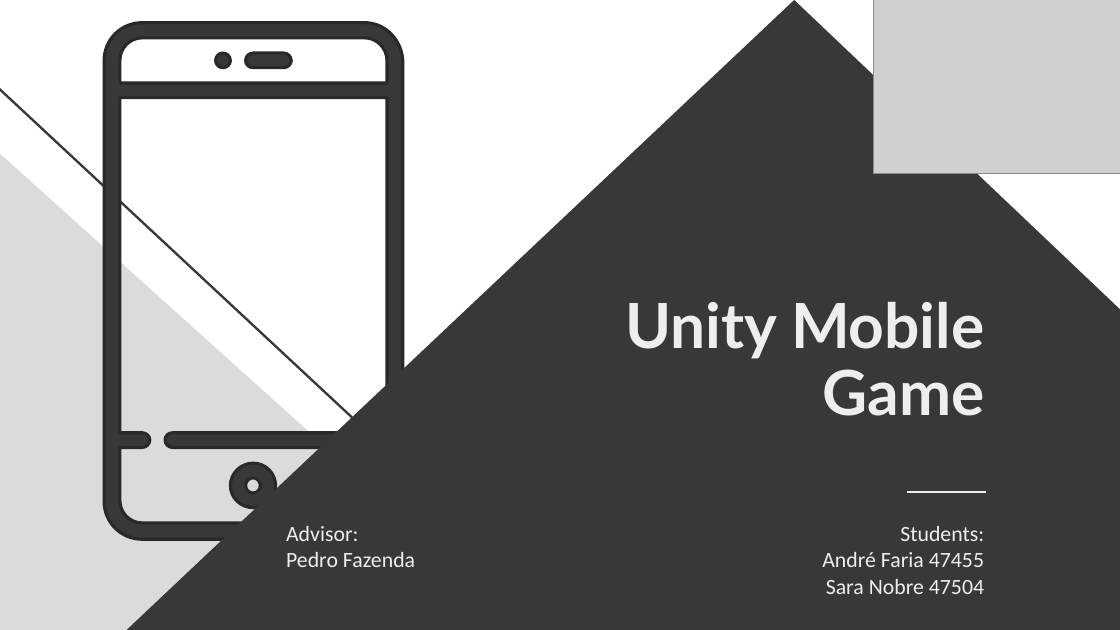
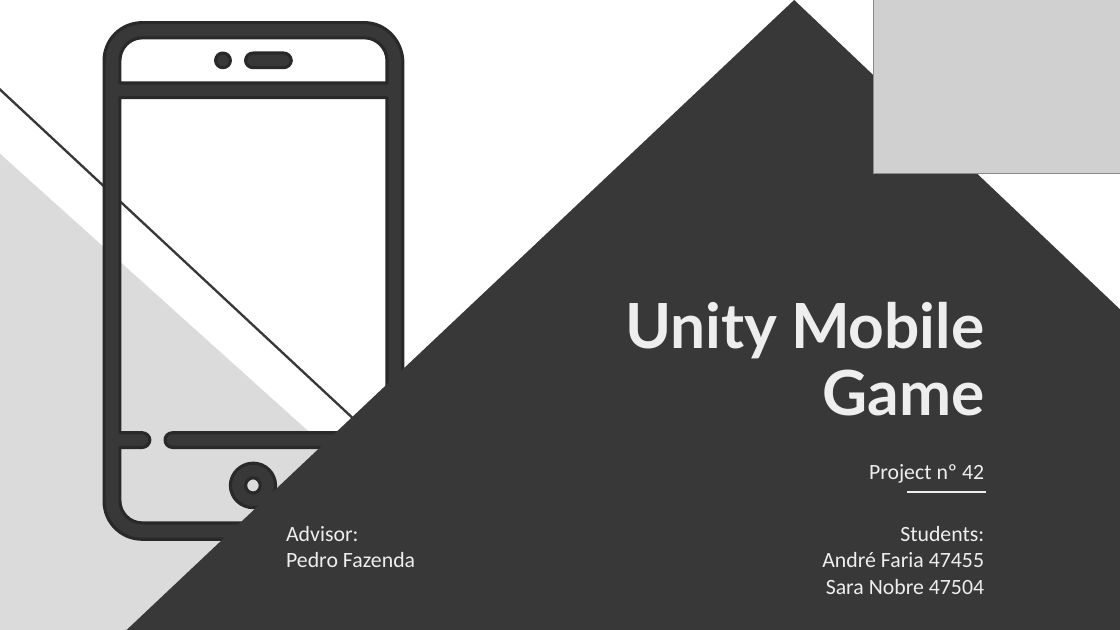
Before and after one commit to FariaXD/UnityMobileGame-FinalProject, a slide deck: slide 1 of ReportsAndOthers/Presentations/Presentation.pptx. Drawn at 1120x630 pixels with LibreOffice and Linux fonts; fonts in the diff are those of the drawing; grey boxes stand for pictures. Boxes give left, top, right and bottom in pixels: in the first picture for what was removed or moved away, otherwise in the second. Text is boxed around its words. In the diff, an @@ line names an element or a change of style, - is before the commit and + after.

```diff
--- a/ReportsAndOthers/Presentations/Presentation.pptx
+++ b/ReportsAndOthers/Presentations/Presentation.pptx
@@ text added at <box>869,464,984,483</box>, 14 pt, text #EEEEEE @@
+Project nº 42
```
Also in this commit, not shown: 2 other slides changed.
